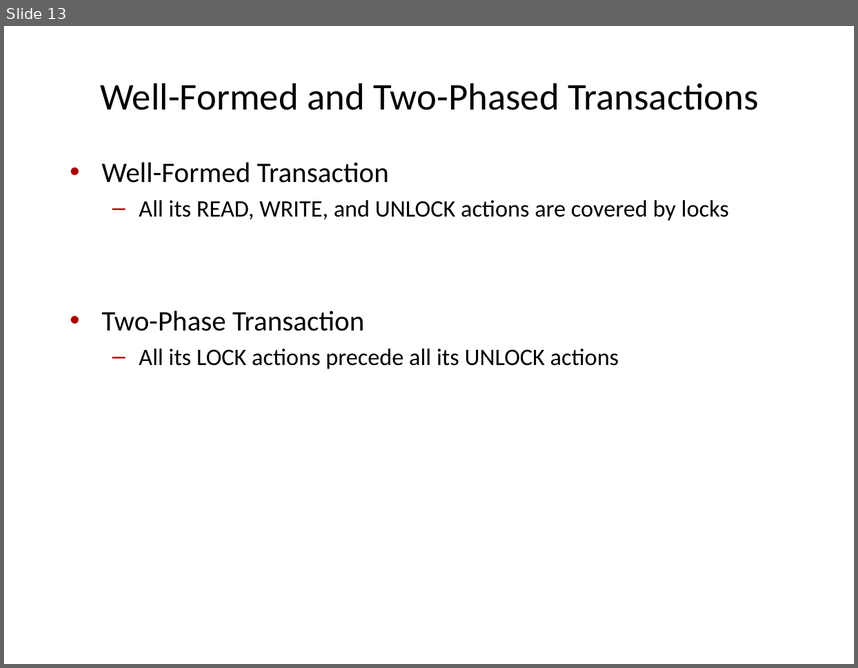
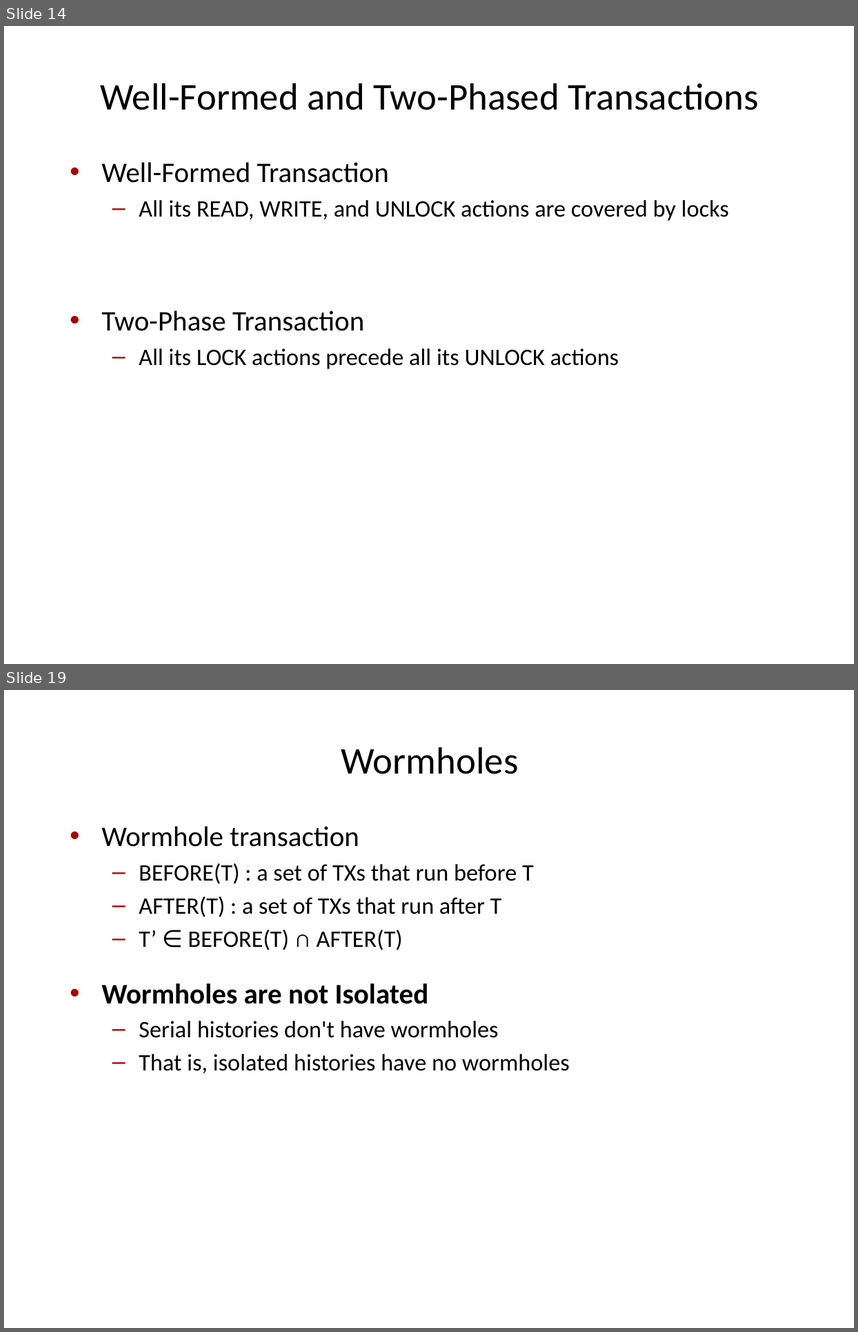
Before and after one commit to VLDB-Study/transaction-processing-study, a slide deck: chapter7/slides/Ch7-Isolation_concepts.pptx. Shown one above the other, each under a label of ours: slide 13 before the commit, slides 14 and 19 after it; the slides between them are not shown. The pictures are 858x668 and 858x1332 pixels, drawn with LibreOffice and Linux fonts; fonts in the diff are those of the drawing. Boxes give left, top, right and bottom in pixels: in the first picture for what was removed or moved away, otherwise in the second. Text is boxed around its words. In the diff, an @@ line names an element or a change of style, - is before the commit and + after.

```diff
--- a/chapter7/slides/Ch7-Isolation_concepts.pptx
+++ b/chapter7/slides/Ch7-Isolation_concepts.pptx
@@ slide 19 added at (x1=4, y1=690, x2=854, y2=1328), background #FFFFFF @@
@@ title added at (x1=341, y1=747, x2=518, y2=774), 32 pt, text #000000 @@
+Wormholes
@@ text added at (x1=102, y1=826, x2=570, y2=1073), 20 pt, text #000000 @@
+• Wormhole transaction
+  – BEFORE(T) : a set of TXs that run before T
+  – AFTER(T) : a set of TXs that run after T
+  – T’ ∈ BEFORE(T) ∩ AFTER(T)
+• Wormholes are not Isolated
+  – Serial histories don't have wormholes
+  – That is, isolated histories have no wormholes
@@ what was slide 13 is now slide 14 @@
```
Also in this commit, not shown: 7 slides changed, 21 other slides added, 4 slides removed.
